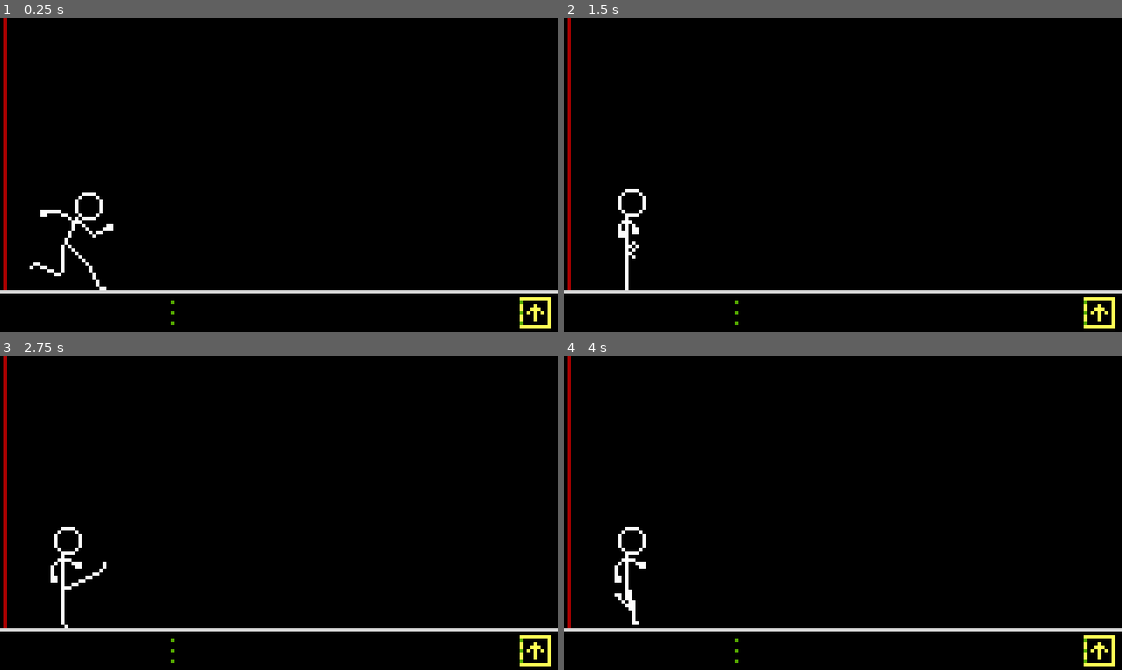
Above: before the commit, frames 1-4 (two rows, left to right).
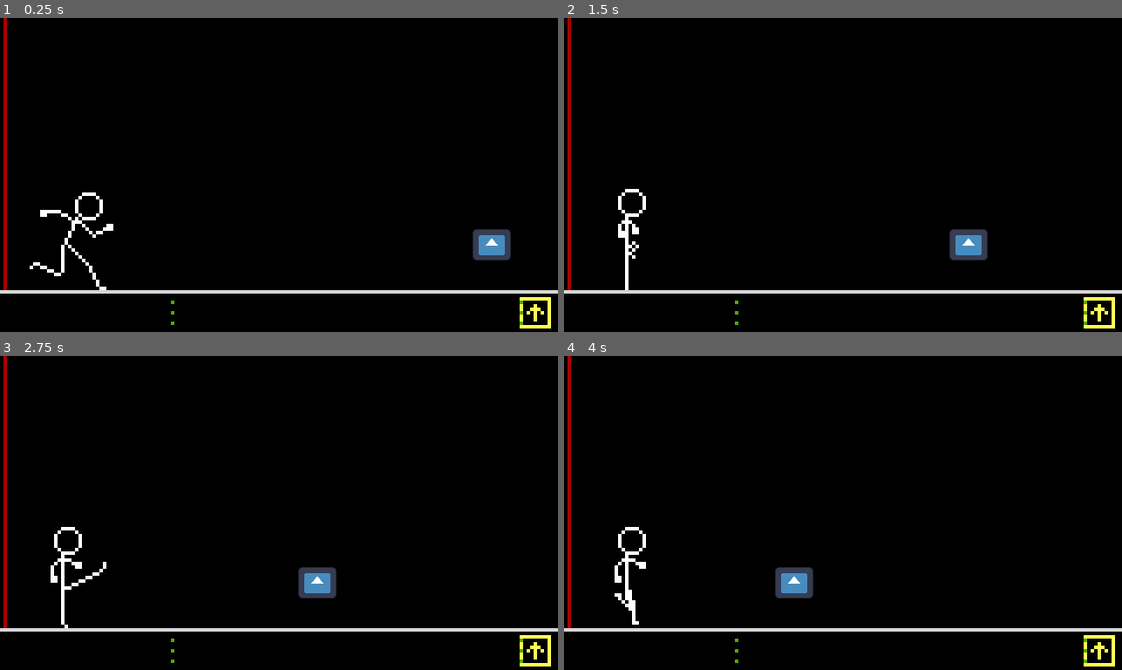
Above: after the commit, the same moments.

Repository: rocketCarlos/JumpingStickman
Game: Godot game, scene res://scenes/main.tscn
Same seed, same stepped clock (60 frames per second), same inputs: the game is played once before the commit and once after it. Before the commit the project starts from res://scenes/node_2d.tscn. The engine's default icon, where the game draws it, is replaced by a stand-in: a white triangle on a blue panel in a dark square.
Inputs:
- Up to frame 1 (0.25 s): no input
- Up to frame 2 (1.5 s): hold Up (uppercut) 0.53-1.28 s; tap Right (front_kick) at 0.6 s; tap Space (jump) at 0.77 s; tap Left (spin_kick) at 0.8, 1.35 s; hold Down (downwards_punch) from 1.28 s (still down)
- Up to frame 3 (2.75 s): tap Space (jump) at 1.52 s; tap Right (front_kick) at 1.55, 2.1 s; release Down (downwards_punch) at 2.03 s; hold Up (uppercut) from 2.03 s (still down); tap Left (spin_kick) at 2.3 s
- Up to frame 4 (4 s): tap Left (spin_kick) at 2.85, 3.8 s; tap Space (jump) at 3.02, 3.77 s; tap Right (front_kick) at 3.05, 3.6 s; release Up (uppercut) at 3.53 s; hold Down (downwards_punch) from 3.53 s (still down)

The runs differ from the first frame. In frame 1, 0.7% of the frame differs, in the area x 84-92%, y 67-78%; in frame 2, 0.7%; in frame 3, 0.7%; in frame 4, 0.7%.

Commit message:
Add enemy sketch and combo check on specific frames

Diff:
--- a/globals/globals.gd
+++ b/globals/globals.gd
@@ -9,4 +9,7 @@
 
 # current combo that defeats the enemy
 #var enemy_combo: Array[actions]
-var enemy_combo: Array[actions] = [actions.FRONT_KICK, actions.FRONT_KICK, actions.SPIN_KICK]
+var enemy_combo = [actions.FRONT_KICK, actions.FRONT_KICK, actions.SPIN_KICK]
+
+# emitted by player when combo succeeds, recieved by enemy to die
+signal combo_succeeded
--- a/project.godot
+++ b/project.godot
@@ -11,7 +11,7 @@
 [application]
 
 config/name="jumpingStickman"
-run/main_scene="res://scenes/node_2d.tscn"
+run/main_scene="res://scenes/main.tscn"
 config/features=PackedStringArray("4.3", "GL Compatibility")
 config/icon="res://icon.svg"
 
--- /dev/null
+++ b/scenes/enemy.tscn
@@ -0,0 +1,32 @@
+[gd_scene load_steps=5 format=3 uid="uid://bkdfknudx2bqi"]
+
+[ext_resource type="Texture2D" uid="uid://b1vpntlwu80v" path="res://icon.svg" id="1_ygufl"]
+[ext_resource type="Script" path="res://scripts/enemy.gd" id="2_723gv"]
+
+[sub_resource type="SpriteFrames" id="SpriteFrames_fhmke"]
+animations = [{
+"frames": [{
+"duration": 1.0,
+"texture": ExtResource("1_ygufl")
+}],
+"loop": true,
+"name": &"ghost1",
+"speed": 5.0
+}]
+
+[sub_resource type="RectangleShape2D" id="RectangleShape2D_7alau"]
+size = Vector2(128, 128)
+
+[node name="Enemy" type="AnimatedSprite2D"]
+scale = Vector2(0.0859375, 0.0703125)
+sprite_frames = SubResource("SpriteFrames_fhmke")
+animation = &"ghost1"
+script = ExtResource("2_723gv")
+metadata/_edit_group_ = true
+
+[node name="Hitboxes" type="Area2D" parent="."]
+
+[node name="CollisionShape2D" type="CollisionShape2D" parent="Hitboxes"]
+position = Vector2(0, 6.10352e-05)
+scale = Vector2(1, 1)
+shape = SubResource("RectangleShape2D_7alau")
--- /dev/null
+++ b/scenes/main.tscn
@@ -0,0 +1,18 @@
+[gd_scene load_steps=4 format=3 uid="uid://x7vfjb13523i"]
+
+[ext_resource type="Texture2D" uid="uid://dd7vwc2u2lgko" path="res://assets/sprites/background_sketch.png" id="1_vc7uq"]
+[ext_resource type="PackedScene" uid="uid://b6d8tuy0dsqdc" path="res://scenes/player.tscn" id="2_iante"]
+[ext_resource type="PackedScene" uid="uid://bkdfknudx2bqi" path="res://scenes/enemy.tscn" id="3_k23fw"]
+
+[node name="Main" type="Node2D"]
+texture_filter = 3
+
+[node name="Bakcground" type="Sprite2D" parent="."]
+texture = ExtResource("1_vc7uq")
+centered = false
+
+[node name="Player" parent="." instance=ExtResource("2_iante")]
+position = Vector2(20, 60.5)
+
+[node name="Enemy" parent="." instance=ExtResource("3_k23fw")]
+position = Vector2(146, 65)
--- a/scenes/node_2d.tscn
+++ /dev/null
@@ -1,14 +0,0 @@
-[gd_scene load_steps=3 format=3 uid="uid://x7vfjb13523i"]
-
-[ext_resource type="PackedScene" uid="uid://b6d8tuy0dsqdc" path="res://scenes/player.tscn" id="1_vba4s"]
-[ext_resource type="Texture2D" uid="uid://dd7vwc2u2lgko" path="res://assets/sprites/background_sketch.png" id="1_vu7yu"]
-
-[node name="Main" type="Node2D"]
-texture_filter = 3
-
-[node name="Bakcground" type="Sprite2D" parent="."]
-texture = ExtResource("1_vu7yu")
-centered = false
-
-[node name="Player" parent="." instance=ExtResource("1_vba4s")]
-position = Vector2(20, 60.5)
--- a/scenes/player.tscn
+++ b/scenes/player.tscn
@@ -272,7 +272,7 @@
 
 [node name="AnimatedSprite2D" type="AnimatedSprite2D" parent="."]
 sprite_frames = SubResource("SpriteFrames_t4ntt")
-animation = &"front_kick"
+animation = &"spin_kick"
 autoplay = "run"
 
 [node name="CollisionShape2D" type="CollisionShape2D" parent="."]
--- /dev/null
+++ b/scripts/enemy.gd
@@ -0,0 +1,61 @@
+extends AnimatedSprite2D
+
+#region scene attributes
+enum types {
+	GHOST1,
+	GHOST2,
+	GHOST3,
+	BIG1,
+	BIG2,
+}
+var type: types
+
+var type_combos: Dictionary = {
+	types.GHOST1: [Globals.actions.FRONT_KICK, Globals.actions.FRONT_KICK, Globals.actions.SPIN_KICK],
+	types.GHOST2: [Globals.actions.UPPERCUT, Globals.actions.SPIN_KICK, Globals.actions.FRONT_KICK],
+	types.GHOST3: [Globals.actions.DOWNWARDS_PUNCH, Globals.actions.UPPERCUT, Globals.actions.DOWNWARDS_PUNCH],
+}
+var combo: Array
+
+const SPEED: float = -20.0
+#endregion
+
+#region ready and process
+# Called when the node enters the scene tree for the first time.
+func _ready() -> void:
+	# tpye = random or depending on the specific round
+	type = types.GHOST1 # FOR DEBUG
+	combo = type_combos[type]
+	Globals.enemy_combo = combo
+	animation = get_string_from_type(type)
+
+	Globals.combo_succeeded.connect(_on_combo_succeeded)
+
+
+# Called every frame. 'delta' is the elapsed time since the previous frame.
+func _process(delta: float) -> void:
+	position.x += SPEED * delta
+#endregion
+
+#region utility functions
+func get_string_from_type(t: types) -> String:
+	match t:
+		types.GHOST1:
+			return "ghost1"
+		types.GHOST2:
+			return "ghost2"
+		types.GHOST3:
+			return "ghost3"
+		types.BIG1:
+			return "big1"
+		types.BIG2:
+			return "big2"
+		_:
+			return ""
+#endregion
+
+#region signal functions
+func _on_combo_succeeded() -> void:
+	# show some type of death animation
+	queue_free()
+#endregion
--- a/scripts/player.gd
+++ b/scripts/player.gd
@@ -19,6 +19,7 @@
 		array reseted.
 		2. There is no input before the combo timer timeouts. The combo array is reseted and the
 		player loses the combo streak
+	Once the "hit frame" of an animation is reached, the combo is checked with the enemy.
 '''
 
 #region scene nodes
@@ -63,6 +64,7 @@
 
 # Variables for combo management
 var current_combo: Array[Globals.actions] = [] # holds the current combo values
+var action_already_added: bool = false
 #endregion
 
 #region ready and process
@@ -105,9 +107,6 @@
 			# spin kick
 			elif Input.is_action_just_pressed("spin_kick"):
 				current_state = states.SPIN_KICK
-
-			# manage the combo building
-			add_combo()
 
 		states.ACCEPT_STACK:
 			'''
@@ -146,6 +145,7 @@
 		# -------------------------------------
 		states.FRONT_KICK, states.SPIN_KICK, states.UPPERCUT, states.DOWNWARDS_PUNCH:
 			if animation.animation != get_action_string(current_state):
+				add_combo()
 				animation.play(get_action_string(current_state))
 				stop_jump()
 				stop_gravity()
@@ -155,6 +155,9 @@
 				resume_gravity()
 				start_combo()
 				current_state = states.DEFAULT
+			else:
+				if animation.frame == get_hit_frame() and not action_already_added:
+					check_combo()
 
 
 	move_and_slide()
@@ -199,12 +202,6 @@
 	combo_timer.start()
 
 func add_combo() -> void:
-	# first, check if the combo matches the enemy's combo
-	if current_combo == Globals.enemy_combo:
-		# manage "combo accepted"
-		print("matching combo: ",current_combo)
-		current_combo = []
-		combo_timer.stop()
 	# add the action to the combo
 	if is_action(current_state):
 		combo_timer.stop()
@@ -219,6 +216,15 @@
 				current_combo.append(Globals.actions.DOWNWARDS_PUNCH)
 		print("action added to combo. Current combo: ", current_combo)
 
+func check_combo() -> void:
+	# first, check if the combo matches the enemy's combo
+	if current_combo == Globals.enemy_combo:
+		# manage "combo accepted"
+		print("matching combo: ",current_combo)
+		current_combo = []
+		combo_timer.stop()
+		Globals.combo_succeeded.emit()
+
 # returns the string associated to the animation for the passed state
 func get_action_string(state: states) -> String:
 	match state:
@@ -241,6 +247,20 @@
 	else:
 		return false
 
+# given the current action, returns the animation frame at which the combo is emmited
+func get_hit_frame() -> int:
+	match current_state:
+		states.FRONT_KICK:
+			return 5
+		states.SPIN_KICK:
+			return 7
+		states.UPPERCUT:
+			return 0
+		states.DOWNWARDS_PUNCH:
+			return 0
+		_:
+			return -1
+
 #endregion
 
 
